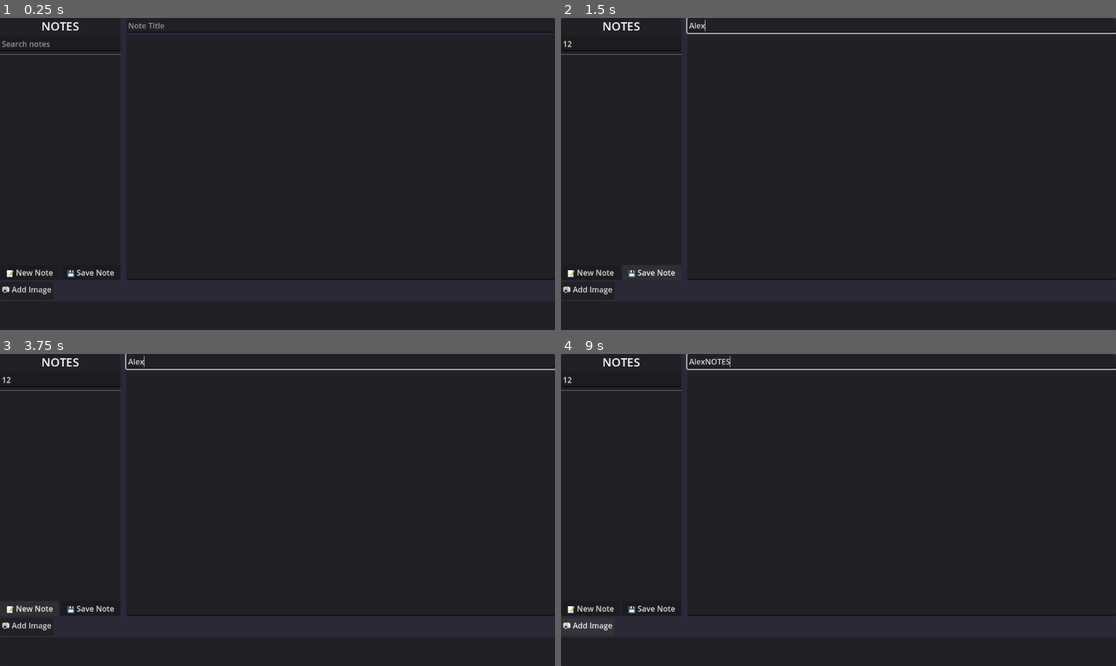
Above: before the commit, frames 1-4 (two rows, left to right).
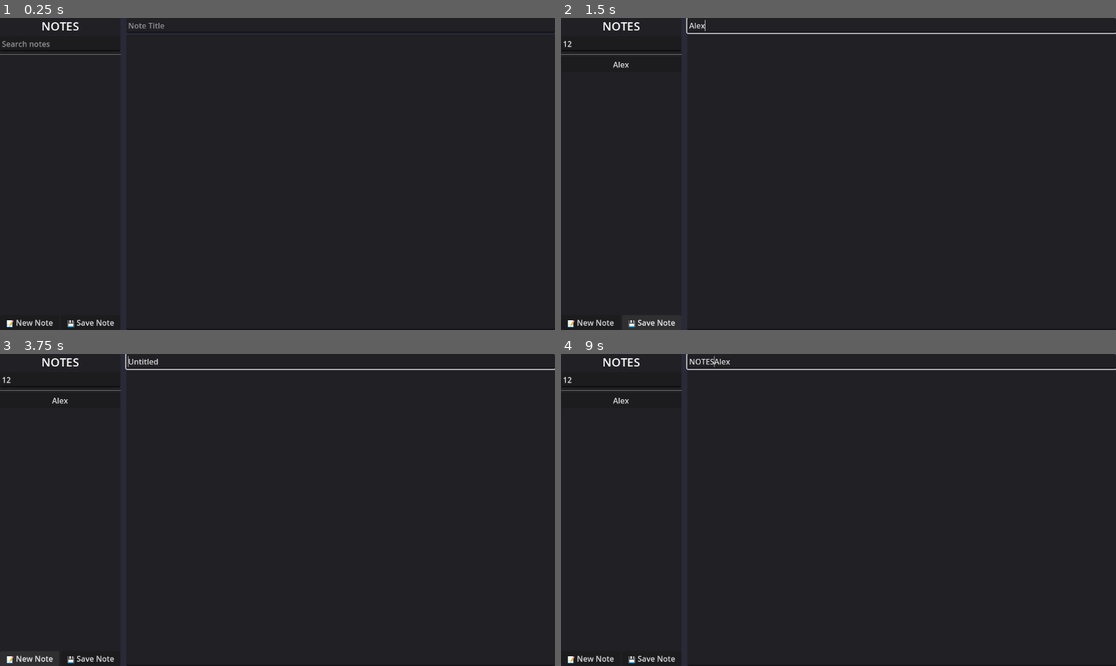
Above: after the commit, the same moments.

Repository: FroglightInteractive/FroglightNotes
Game: Godot game, scene res://scenes/main_window.tscn
Two runs of this game, one before a commit and one after it. Both use one fixed random seed, a clock stepped at 60 frames per second and the inputs below.
Inputs (mouse positions are in pixels of both pictures, inside the frame that each line leads up to):
- Up to frame 1 (0.25 s): no input
- Up to frame 2 (1.5 s): click (622, 42) at 0.52 s; type "12" at 0.6 s; click (899, 24) at 0.75 s; type "Alex" at 0.83 s; click "💾 Save Note" at 1.25 s
- Up to frame 3 (3.75 s): click (61, 400) at 2 s, where only the run after the commit has a clickable "Alex"; click (27, 625) at 2.75 s, where only the run before the commit has a clickable "📷 Add Image"; click "📝 New Note" at 3.5 s
- Up to frame 4 (9 s): click "📝 New Note" at 4.25 s; click (622, 400) at 5 s, where only the run after the commit has a clickable "Alex"; click (588, 625) at 5.75 s, where only the run before the commit has a clickable "📷 Add Image"; click "📝 New Note" at 6.5 s; click (622, 400) at 7.25 s, where only the run after the commit has a clickable "Alex"; click (588, 625) at 8 s, where only the run before the commit has a clickable "📷 Add Image"; type "NOTES" at 8.75 s

The runs differ from the first frame. In frame 1, 0.5% of the frame differs, in the area x 0-21%, y 80-100%; in frame 2, 0.6%; in frame 3, 0.6%; in frame 4, 0.7%, in the area x 0-31%, y 0-100%.

Commit message:
added save, new, and load notes logic

Diff:
--- a/scenes/image_button.tscn
+++ /dev/null
@@ -1,19 +0,0 @@
-[gd_scene load_steps=2 format=3 uid="uid://b367a5h24xv8u"]
-
-[ext_resource type="Script" uid="uid://c0iiagw6nko2a" path="res://scripts/image_button.gd" id="1_q0gp7"]
-
-[node name="ImageButton" type="Panel"]
-custom_minimum_size = Vector2(60, 60)
-offset_right = 40.0
-offset_bottom = 40.0
-script = ExtResource("1_q0gp7")
-
-[node name="TextureRect" type="TextureRect" parent="."]
-layout_mode = 1
-anchors_preset = 15
-anchor_right = 1.0
-anchor_bottom = 1.0
-grow_horizontal = 2
-grow_vertical = 2
-expand_mode = 1
-stretch_mode = 5
--- a/scenes/main_window.tscn
+++ b/scenes/main_window.tscn
@@ -108,41 +108,3 @@
 [node name="NotesEditor" type="TextEdit" parent="VBoxContainer/MainUI/HSplitContainer/VBoxContainer"]
 layout_mode = 2
 size_flags_vertical = 3
-
-[node name="BottomBar" type="Control" parent="VBoxContainer"]
-custom_minimum_size = Vector2(0, 100)
-layout_mode = 2
-
-[node name="VBoxContainer" type="VBoxContainer" parent="VBoxContainer/BottomBar"]
-layout_mode = 1
-anchors_preset = 15
-anchor_right = 1.0
-anchor_bottom = 1.0
-grow_horizontal = 2
-grow_vertical = 2
-
-[node name="AddImage" type="Button" parent="VBoxContainer/BottomBar/VBoxContainer"]
-layout_mode = 2
-size_flags_horizontal = 0
-focus_mode = 0
-text = "📷 Add Image"
-expand_icon = true
-
-[node name="Panel" type="Panel" parent="VBoxContainer/BottomBar/VBoxContainer"]
-layout_mode = 2
-size_flags_vertical = 3
-
-[node name="ScrollContainer" type="ScrollContainer" parent="VBoxContainer/BottomBar/VBoxContainer/Panel"]
-layout_mode = 1
-anchors_preset = 15
-anchor_right = 1.0
-anchor_bottom = 1.0
-grow_horizontal = 2
-grow_vertical = 2
-follow_focus = true
-vertical_scroll_mode = 0
-
-[node name="ImageContainer" type="HBoxContainer" parent="VBoxContainer/BottomBar/VBoxContainer/Panel/ScrollContainer"]
-layout_mode = 2
-size_flags_horizontal = 3
-size_flags_vertical = 3
--- a/scripts/image_button.gd
+++ /dev/null
@@ -1,10 +0,0 @@
-extends Panel
-
-
-func set_image(image: Image) -> void:
-	var image_tex = ImageTexture.create_from_image(image)
-	$TextureRect.texture = image_tex
-
-
-func set_image_title(text: String) -> void:
-	tooltip_text = text
--- a/scripts/main_window.gd
+++ b/scripts/main_window.gd
@@ -1 +1,128 @@
 extends Control
+
+# node declarations
+@onready var notes_container: VBoxContainer = $VBoxContainer/MainUI/HSplitContainer/NoteList/VBoxContainer/ScrollContainer/NotesContainer
+@onready var notes_title: LineEdit = $VBoxContainer/MainUI/HSplitContainer/VBoxContainer/NotesTitle
+@onready var notes_editor: TextEdit = $VBoxContainer/MainUI/HSplitContainer/VBoxContainer/NotesEditor
+@onready var save_note: Button = $VBoxContainer/MainUI/HSplitContainer/NoteList/VBoxContainer/GridContainer/SaveNote
+@onready var new_note: Button = $VBoxContainer/MainUI/HSplitContainer/NoteList/VBoxContainer/GridContainer/NewNote
+
+# directory where notes will be saved to/loaded from
+const NOTES_DIR: String = "user://notes/"
+
+# path of the currently open note
+var current_note_path: String = ""
+
+
+func _ready() -> void:
+	# automatically refresh notes list every 5 seconds
+	var _refresh_timer := Timer.new()
+	_refresh_timer.wait_time = 5.0
+	_refresh_timer.timeout.connect(_load_notes)
+	add_child(_refresh_timer)
+	_refresh_timer.start()
+
+	# make sure that notes directory exists
+	DirAccess.make_dir_absolute(NOTES_DIR)
+
+	# connect button signales
+	save_note.pressed.connect(_save_current_note)
+	new_note.pressed.connect(_create_note)
+
+	# load all notes into sidebar
+	_load_notes()
+
+
+func _load_notes() -> void:
+	# reset sidebar
+	for child in notes_container.get_children():
+		child.queue_free()
+
+	# get all files in notes directory
+	var dir = DirAccess.open(NOTES_DIR)
+	if dir:
+		dir.list_dir_begin()
+		var file_name = dir.get_next()
+		while file_name != "":
+			if not dir.current_is_dir() and file_name.ends_with(".json"):
+				var file_path = NOTES_DIR + file_name
+
+				# remove .json from sidebar
+				var base_name = file_name.replace(".json", "")
+
+				# remove timestamp from sidebar
+				var parts = base_name.split("_")
+				if parts.size() > 1:
+					parts.remove_at(parts.size() - 1)
+					base_name = "_".join(parts)
+
+				# create button for note in sidebar
+				var file_button = Button.new()
+				file_button.text = base_name
+				file_button.focus_mode = Control.FOCUS_NONE
+				file_button.pressed.connect(_open_note.bind(file_path))
+				notes_container.add_child(file_button)
+
+			file_name = dir.get_next()
+		dir.list_dir_end()
+	else:
+		push_error("Failed to open directory")
+
+
+func _open_note(note_path: String) -> void:
+	current_note_path = note_path
+
+	# get data from note file
+	var file = FileAccess.open(note_path, FileAccess.READ)
+	var data = JSON.parse_string(file.get_as_text())
+
+	var title = data.get("title", "")
+	var content = data.get("content", "")
+
+	# insert data from file into editor
+	notes_title.text = title
+	notes_editor.text = content
+
+
+func _save_current_note() -> void:
+	# make title valid
+	var title = notes_title.text.strip_edges()
+	if title == "":
+		title = "Untitled"
+
+	var file_name: String
+
+	if current_note_path == "":
+		# create new note
+		var safe_title = title.replace(" ", "_")
+		var timestamp = str(Time.get_unix_time_from_system())
+		file_name = NOTES_DIR + safe_title + "_" + timestamp + ".json"
+	else:
+		# overwrite existing note
+		file_name = current_note_path
+
+	# create data to be saved to file
+	var data = {
+		"title": title,
+		"content": notes_editor.text,
+		"created_at": Time.get_datetime_string_from_system()
+	}
+
+	# save data to file
+	var file = FileAccess.open(file_name, FileAccess.WRITE)
+	if file:
+		var json_string = JSON.stringify(data, "\t") # add tabs
+		file.store_string(json_string)
+		file.close()
+
+		current_note_path = file_name
+		_load_notes()
+	else:
+		push_error("Failed to save note to: " + file_name)
+
+
+func _create_note() -> void:
+	# reset editor
+	current_note_path = ""
+	notes_title.text = "Untitled"
+	notes_editor.text = ""
Not shown, removed: scripts/image_button.gd.uid
Not shown, added: 1747168189.071
Not shown, added: 1747168193.986
Not shown, added: 1747168194.171
Not shown, added: 1747168194.305
Not shown, added: 1747168194.455
Not shown, added: 1747168196.053
Not shown, added: 1747183417.077
